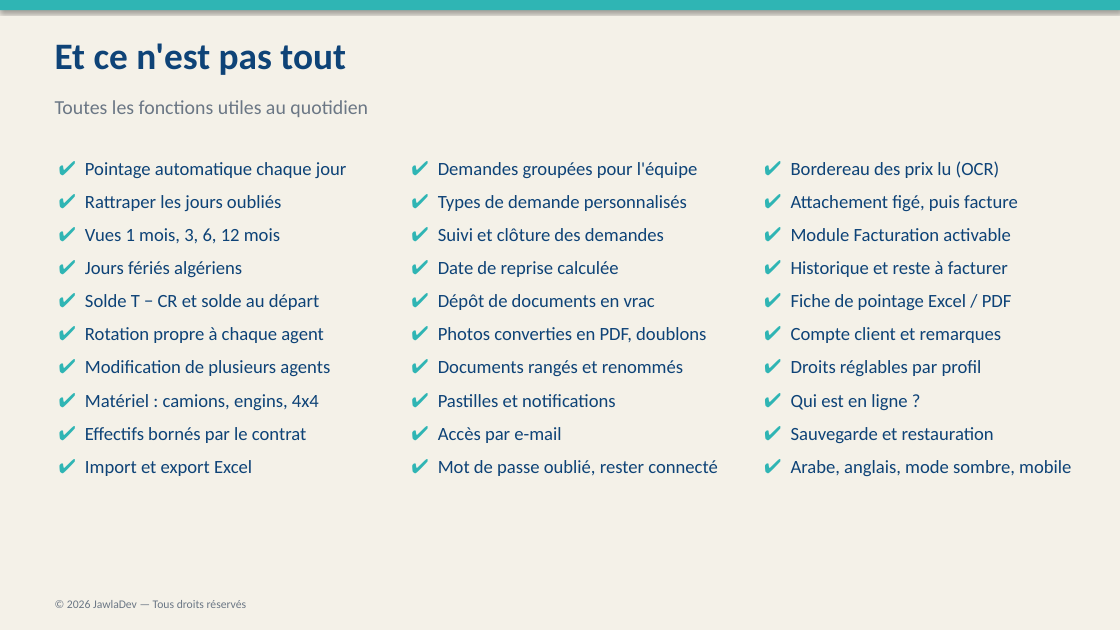
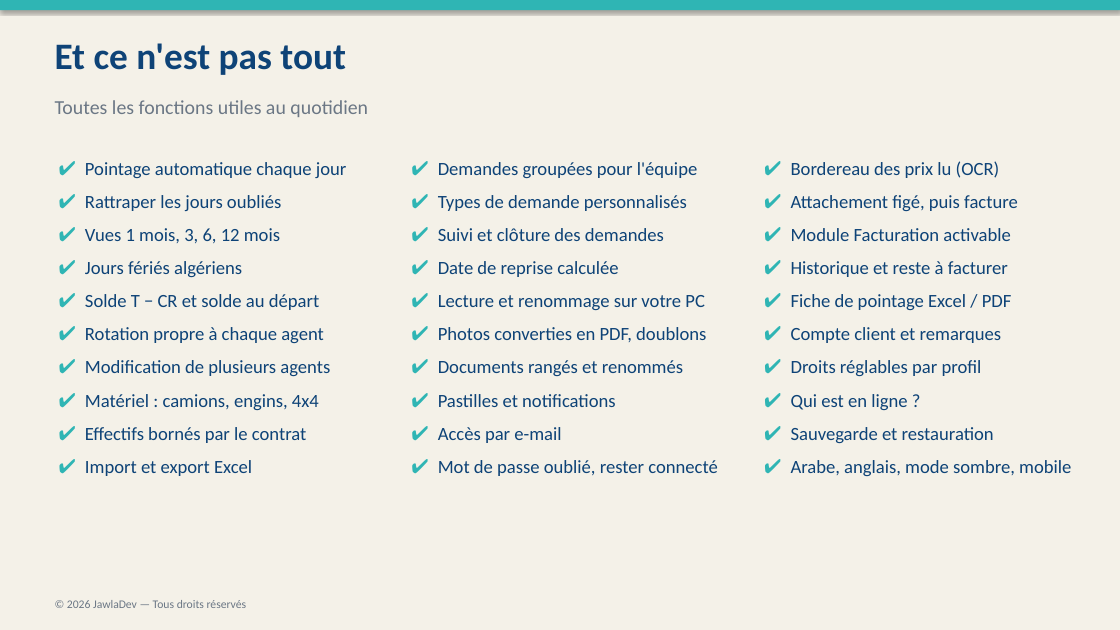
Before and after one commit to rayanem-dev/pointage-app, a slide deck: slide 23 of Kit-Sijil/Sijil-Presentation.pptx. Drawn at 1120x630 pixels with LibreOffice and Linux fonts; fonts in the diff are those of the drawing. Boxes give left, top, right and bottom in pixels: in the first picture for what was removed or moved away, otherwise in the second. Text is boxed around its words. In the diff, an @@ line names an element or a change of style, - is before the commit and + after.

```diff
--- a/Kit-Sijil/Sijil-Presentation.pptx
+++ b/Kit-Sijil/Sijil-Presentation.pptx
@@ text at box(438, 295, 705, 310): text changed @@
-✔ Dépôt de documents en vrac
+✔ Lecture et renommage sur votre PC
```
Also in this commit, not shown: 2 other slides changed, 46 other files.
